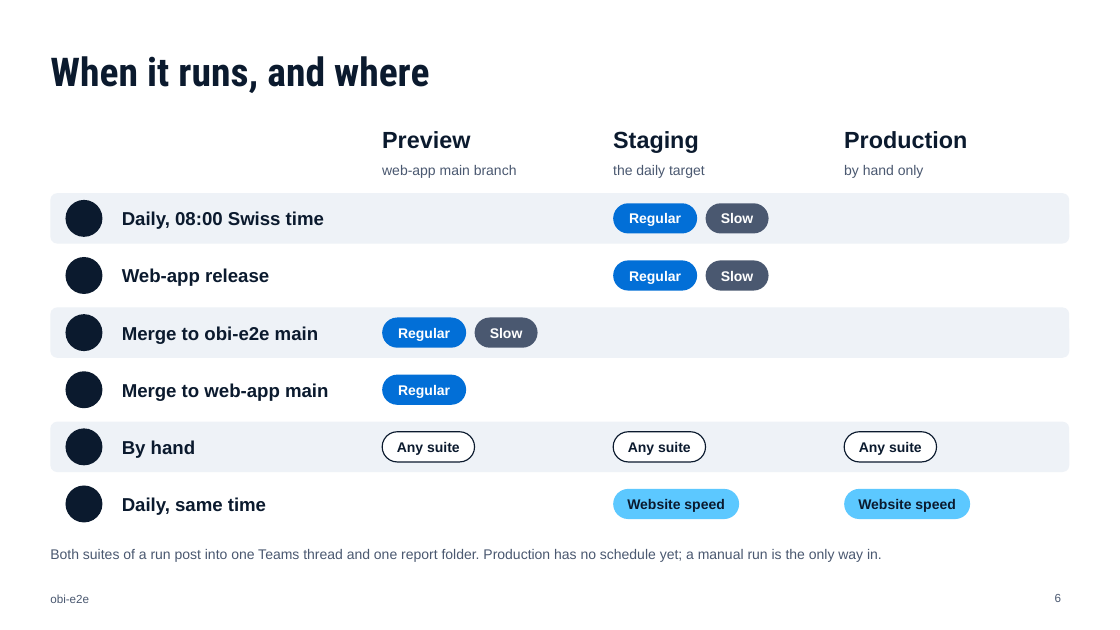
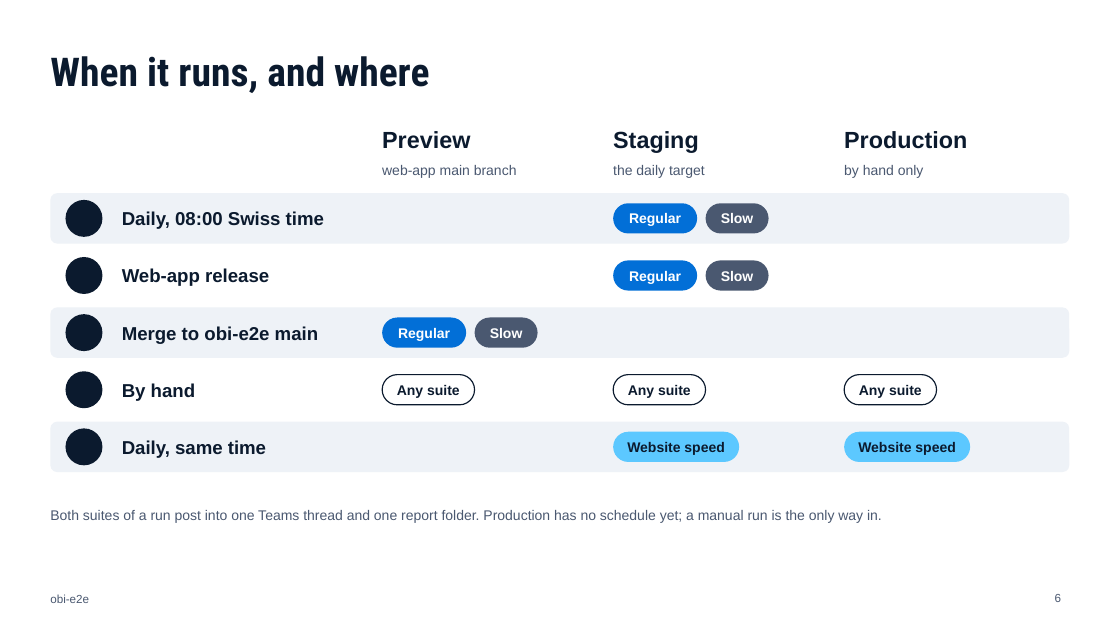
Before and after one commit to openbraininstitute/obi-e2e, a slide deck: slide 6 of docs/obi-e2e-onboarding.pptx. Drawn at 1120x630 pixels with LibreOffice and Linux fonts; fonts in the diff are those of the drawing; background and template pictures are left out. Boxes give left, top, right and bottom in pixels: in the first picture for what was removed or moved away, otherwise in the second. Text is boxed around its words. In the diff, an @@ line names an element or a change of style, - is before the commit and + after.

Commit message:
docs: drop the web-app merge row from the deck's schedule slide

```diff
--- a/docs/obi-e2e-onboarding.pptx
+++ b/docs/obi-e2e-onboarding.pptx
@@ text removed at (122,383,328,401) @@
-Merge to web-app main
@@ rounded rectangle removed at (382,375,466,405) @@
@@ text removed at (398,385,450,398) @@
-Regular
@@ 7 texts, 5 rounded rectangles: place and size @@
-7 texts, 5 rounded rectangles at (122,432,970,519)
+7 texts, 5 rounded rectangles at (122,375,970,462)
@@ text "Both suites of a run ...": place and size @@
-text "Both suites of a run ..." at (50,549,882,562)
+text "Both suites of a run ..." at (50,510,882,523)
@@ ellipse removed at (66,486,103,523) @@
```
